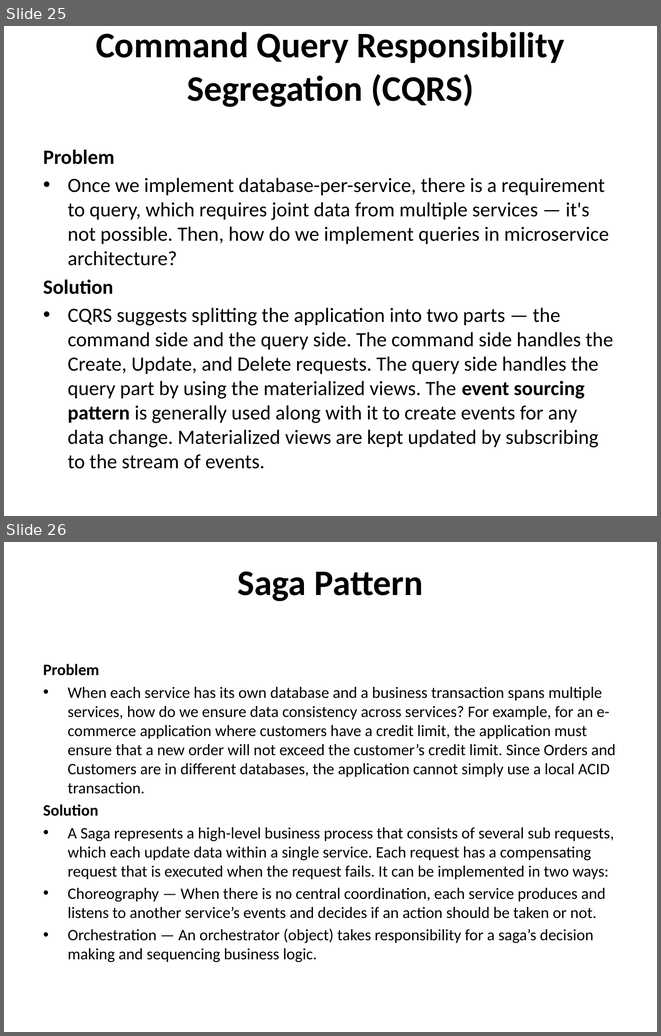
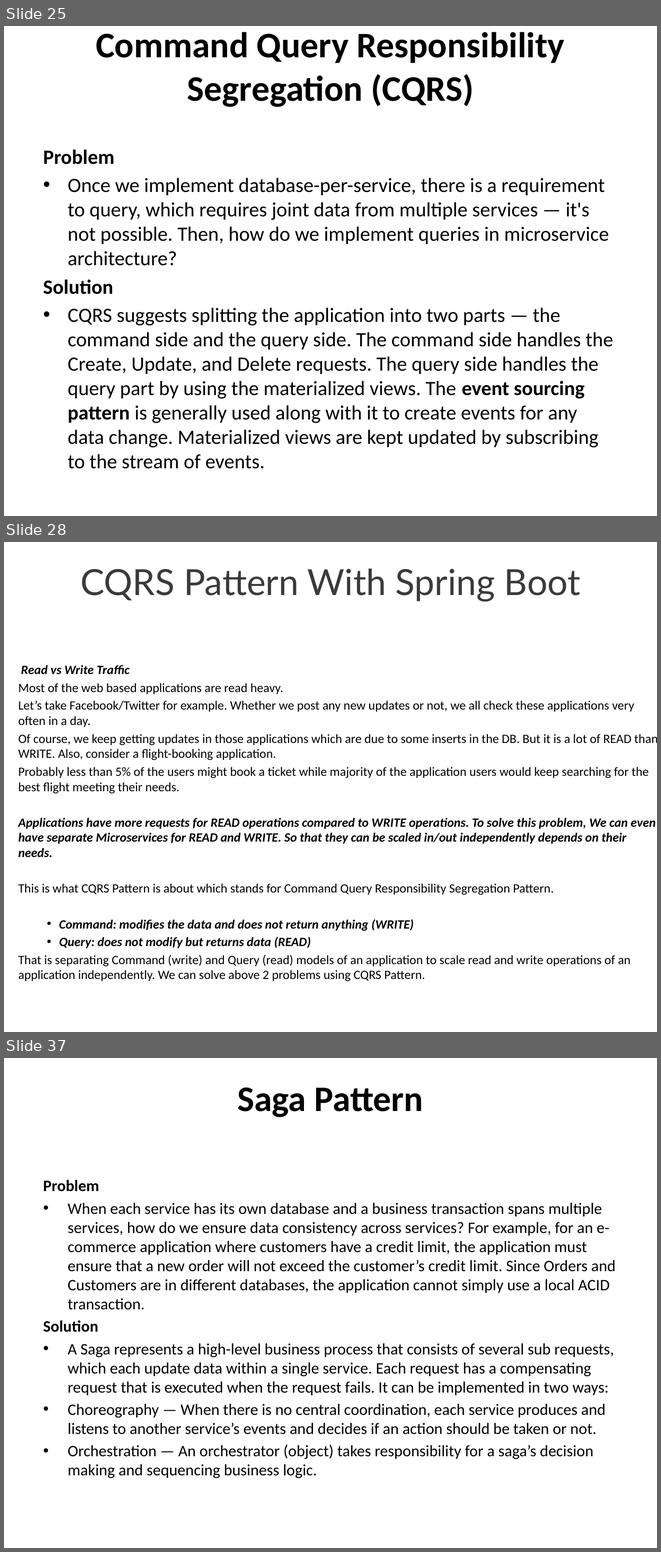
Before and after one commit to techelly/cloudthatmicroservies, a slide deck: Micro services Design Pattern.pptx. Shown one above the other, each under a label of ours: slides 25 and 26 before the commit, slides 25, 28 and 37 after it; the slides between them are not shown. The pictures are 661x1036 and 661x1552 pixels, drawn with LibreOffice and Linux fonts; fonts in the diff are those of the drawing. Boxes give left, top, right and bottom in pixels: in the first picture for what was removed or moved away, otherwise in the second. Text is boxed around its words. In the diff, an @@ line names an element or a change of style, - is before the commit and + after.

Commit message:
Added CQRS desging pattern example

```diff
--- a/Micro services Design Pattern.pptx
+++ b/Micro services Design Pattern.pptx
@@ slide 28 added at (x1=4, y1=542, x2=657, y2=1032), background #FFFFFF @@
@@ title added at (x1=80, y1=568, x2=581, y2=602), 39.6 pt, text #3A3A3A @@
+CQRS Pattern With Spring Boot
@@ text added at (x1=18, y1=665, x2=657, y2=981), 14 pt, text #000000 @@
+Read vs Write Traffic
+Most of the web based applications are read heavy.
+Let’s take Facebook/Twitter for example. Whether we post any new updates or not, we all check these applications very often in a day.
+Of course, we keep getting updates in those applications which are due to some inserts in the DB. But it is a lot of READ than WRITE. Also, consider a flight-booking application.
+Probably less than 5% of the users might book a ticket while majority of the application users would keep searching for the best flight meeting their needs.
+Applications have more requests for READ operations compared to WRITE operations. To solve this problem, We can even have separate Microservices for READ and WRITE. So that they can be scaled in/out independently depends on their needs.
+This is what CQRS Pattern is about which stands for Command Query Responsibility Segregation Pattern.
+  • Command: modifies the data and does not return anything (WRITE)
+  • Query: does not modify but returns data (READ)
+That is separating Command (write) and Query (read) models of an application to scale read and write operations of an application independently. We can solve above 2 problems using CQRS Pattern.
@@ what was slide 26 is now slide 37 @@
```
Also in this commit, not shown: 10 other slides added, 56 other files.
